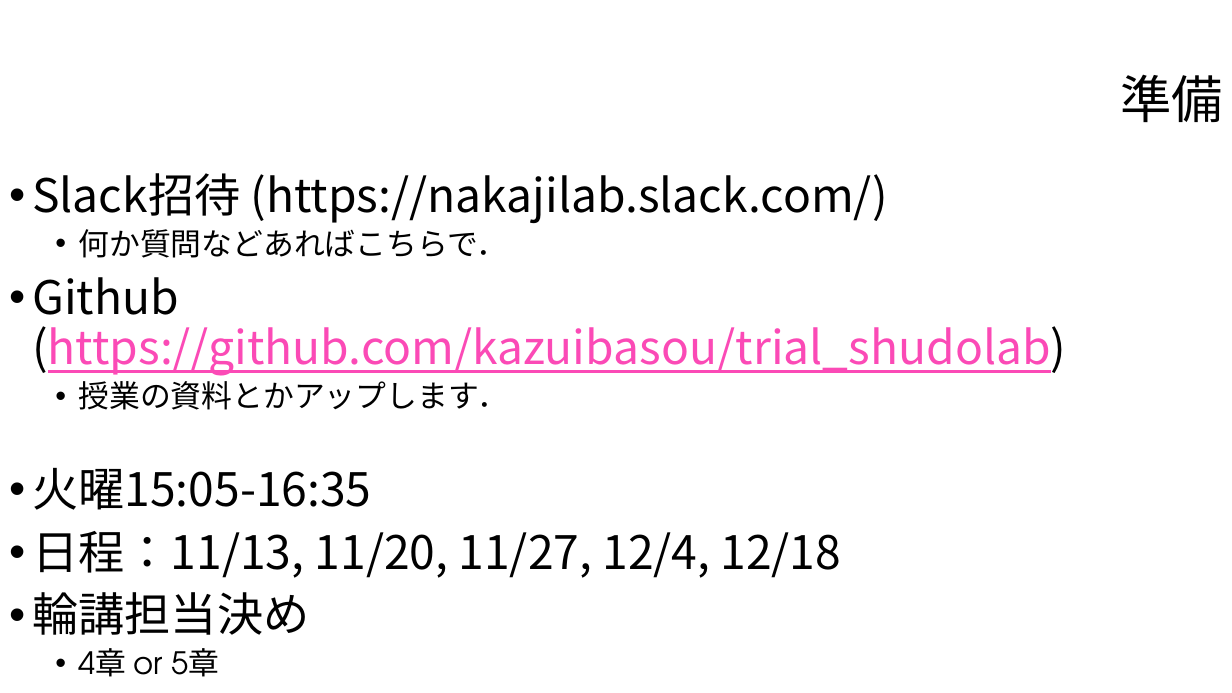
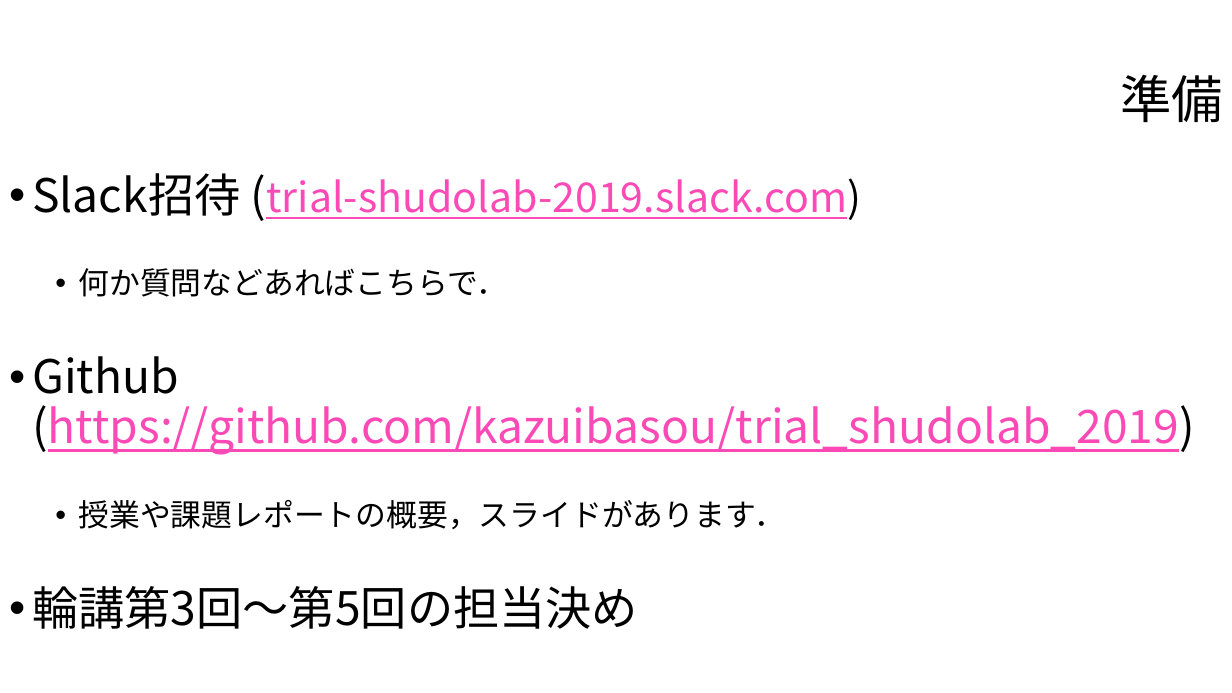
Before and after one commit to hiragaatsuya/trial_shudolab_2019, a slide deck: slide 15 of 第1回スライド.pptx. Drawn at 1232x693 pixels with LibreOffice and Linux fonts; fonts in the diff are those of the drawing; background and template pictures are left out. Boxes give left, top, right and bottom in pixels: in the first picture for what was removed or moved away, otherwise in the second. Text is boxed around its words. In the diff, an @@ line names an element or a change of style, - is before the commit and + after.

Commit message:
資料作成

```diff
--- a/第1回スライド.pptx
+++ b/第1回スライド.pptx
@@ text at (32,173,861,220): text changed; size 36 to 32 pt; text colour #000000 to #FB4AB6 @@
-• Slack招待 (https://nakajilab.slack.com/)
+• Slack招待 (trial-shudolab-2019.slack.com)
@@ text at (32,356,1194,629): text changed; text colour #000000 to #FB4AB6 @@
-• Github (https://github.com/kazuibasou/trial_shudolab)
-  • 授業の資料とかアップします．
-• 火曜15:05-16:35
-• 日程：11/13, 11/20, 11/27, 12/4, 12/18
-• 輪講担当決め
-  • 4章 or 5章
+• Github (https://github.com/kazuibasou/trial_shudolab_2019)
+  • 授業や課題レポートの概要，スライドがあります．
+• 輪講第3回〜第5回の担当決め
```
Also in this commit, not shown: 7 other slides changed, 1 slide removed, 11 other files.
